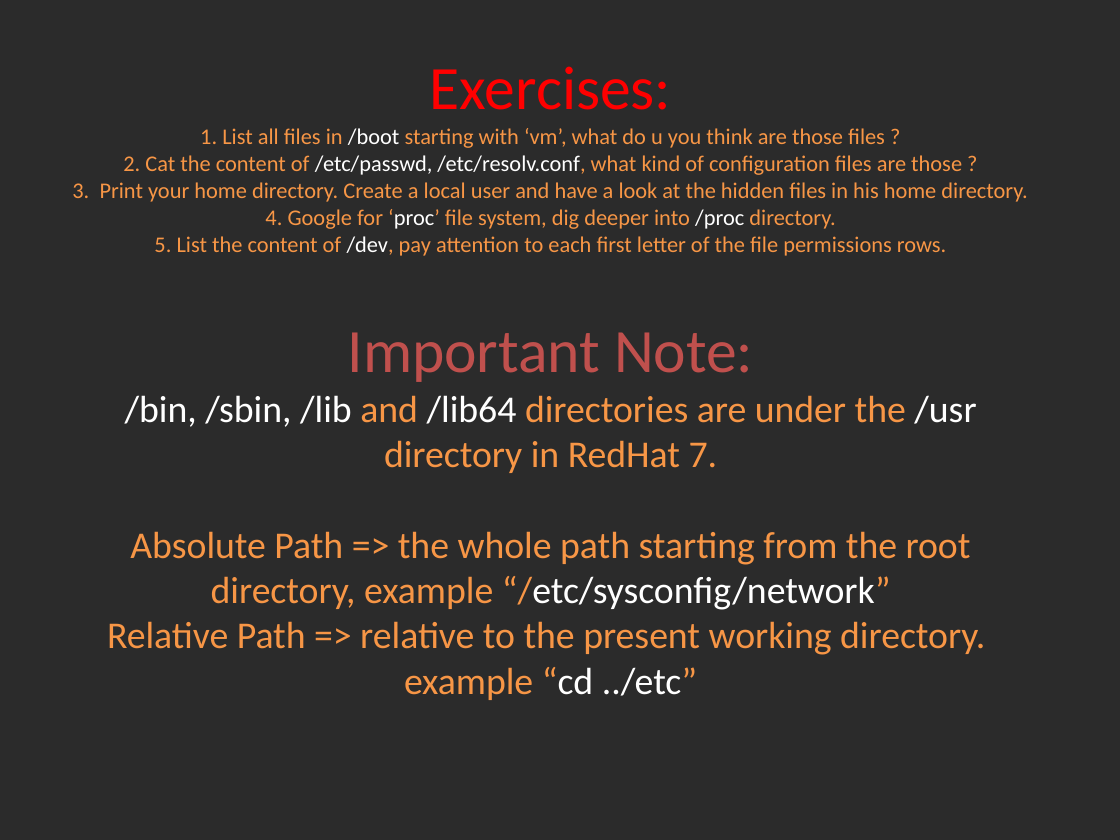
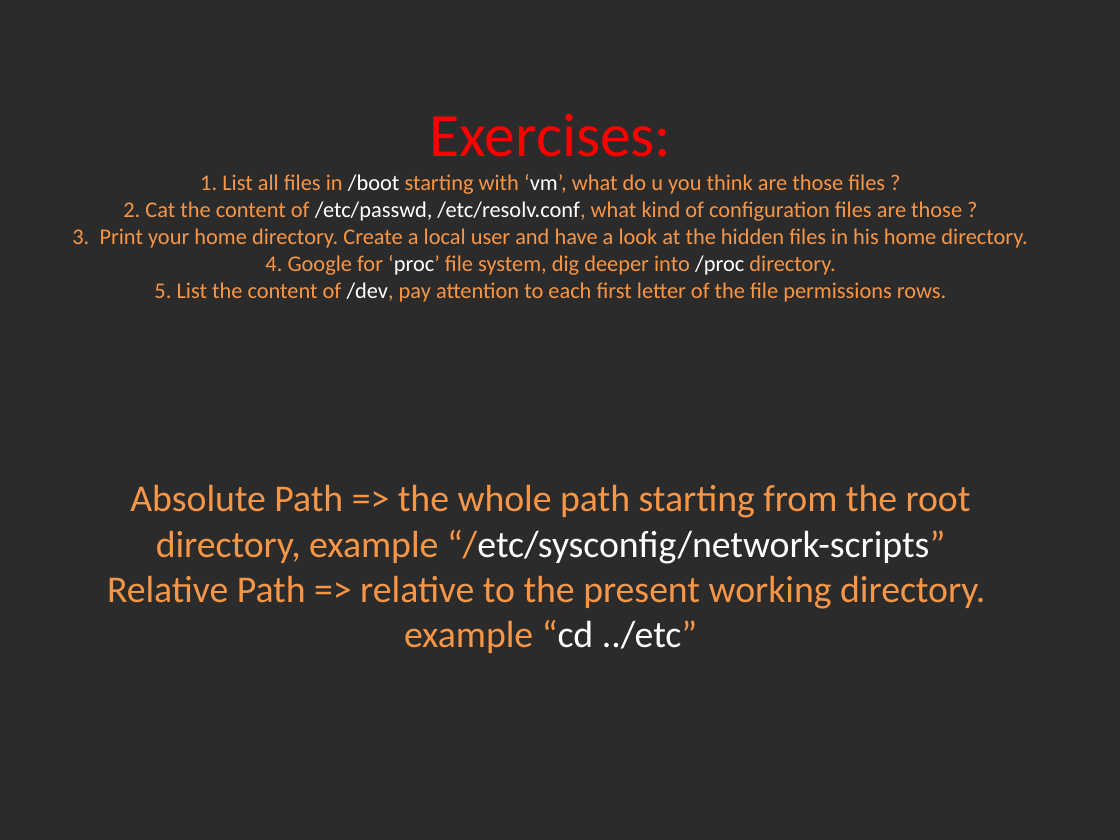
Before and after one commit to Academy-Soft-Intellect/Linux-Course, a slide deck: slide 5 of 3.FileSystem/03-FileSystem.pptx (slide 2 before the commit). Drawn at 1120x840 pixels with LibreOffice and Linux fonts; fonts in the diff are those of the drawing; background and template pictures are left out; a plain dark background stands for a picture behind light text. Boxes give left, top, right and bottom in pixels: in the first picture for what was removed or moved away, otherwise in the second. Text is boxed around its words. In the diff, an @@ line names an element or a change of style, - is before the commit and + after.

Commit message:
Modified filesystem.

```diff
--- a/3.FileSystem/03-FileSystem.pptx
+++ b/3.FileSystem/03-FileSystem.pptx
@@ title at (x1=72, y1=113, x2=1027, y2=653): text changed @@
-Exercises:
-1. List all files in /boot starting with ‘vm’, what do u you think are those files ?
-2. Cat the content of /etc/passwd, /etc/resolv.conf, what kind of configuration files are those ?
-3. Print your home directory. Create a local user and have a look at the hidden files in his home directory.
-4. Google for ‘proc’ file system, dig deeper into /proc directory.
-5. List the content of /dev, pay attention to each first letter of the file permissions rows.
-Important Note:
-/bin, /sbin, /lib and /lib64 directories are under the /usr directory in RedHat 7.
-Absolute Path => the whole path starting from the root directory, example “/etc/sysconfig/network”
-Relative Path => relative to the present working directory.
-example “cd ../etc”
+Exercises:
+1. List all files in /boot starting with ‘vm’, what do u you think are those files ?
+2. Cat the content of /etc/passwd, /etc/resolv.conf, what kind of configuration files are those ?
+3. Print your home directory. Create a local user and have a look at the hidden files in his home directory.
+4. Google for ‘proc’ file system, dig deeper into /proc directory.
+5. List the content of /dev, pay attention to each first letter of the file permissions rows.
+Absolute Path => the whole path starting from the root directory, example “/etc/sysconfig/network-scripts”
+Relative Path => relative to the present working directory.
+example “cd ../etc”
```
Also in this commit, not shown: 3 other slides changed, 3 slides added, 2 other files.
